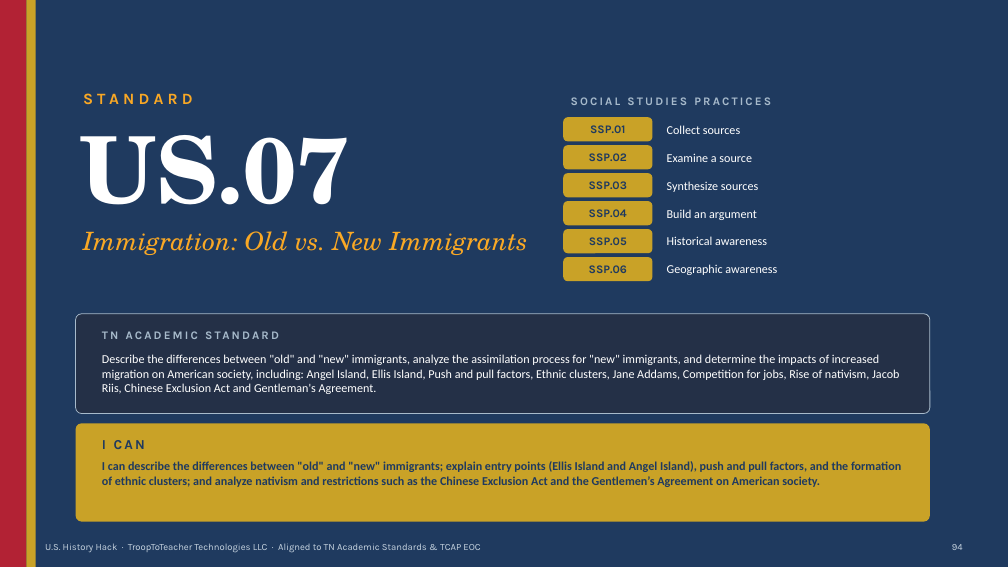
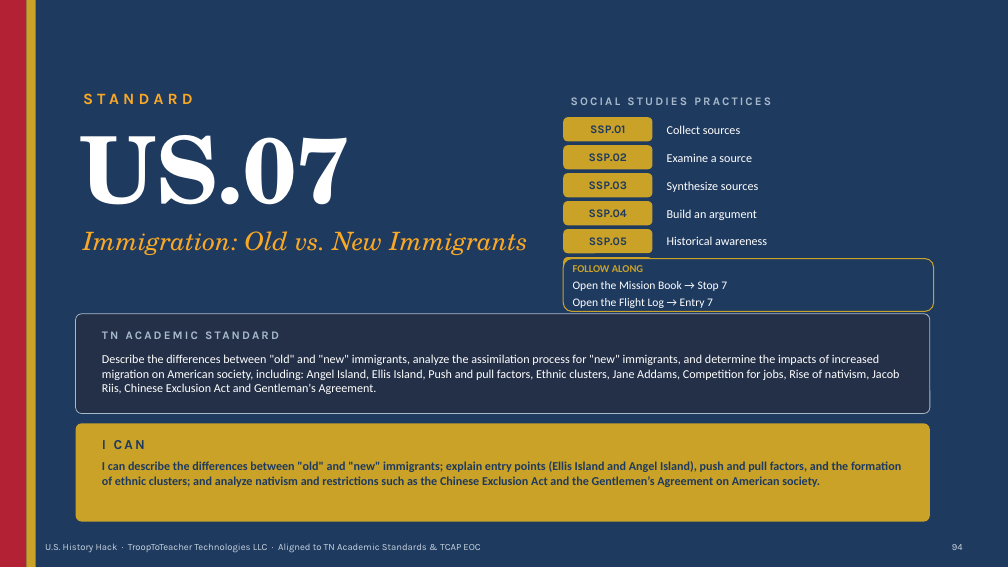
Before and after one commit to Trooptoteacher/trooptoteacher-history, a slide deck: slide 94 of HistoryHack_Platinum/deliverables_unit1/Unit1_Teacher_Deck_America250.pptx. Drawn at 1008x567 pixels with LibreOffice and Linux fonts; fonts in the diff are those of the drawing. Boxes give left, top, right and bottom in pixels: in the first picture for what was removed or moved away, otherwise in the second. Text is boxed around its words. In the diff, an @@ line names an element or a change of style, - is before the commit and + after.

```diff
--- a/HistoryHack_Platinum/deliverables_unit1/Unit1_Teacher_Deck_America250.pptx
+++ b/HistoryHack_Platinum/deliverables_unit1/Unit1_Teacher_Deck_America250.pptx
@@ rounded rectangle added at (563, 259, 934, 312), fill #1F3A5F, outline #C9A227 1 pt, 11 pt, text #FFFFFF @@
+FOLLOW ALONG
+Open the Mission Book → Stop 7
+Open the Flight Log → Entry 7
@@ text removed at (667, 264, 777, 275) @@
-Geographic awareness
```
Also in this commit, not shown: 6 other slides changed, 2 other files.
